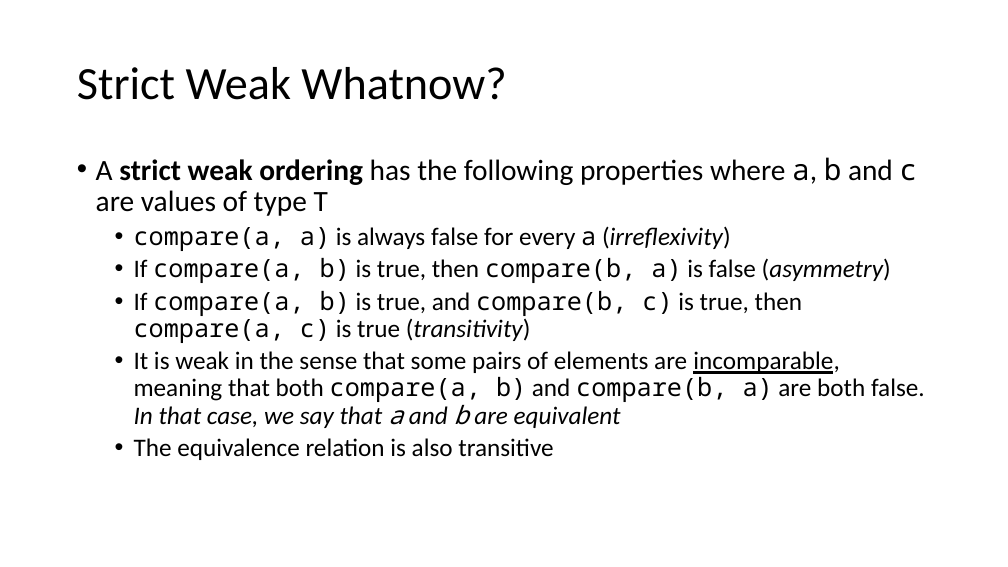
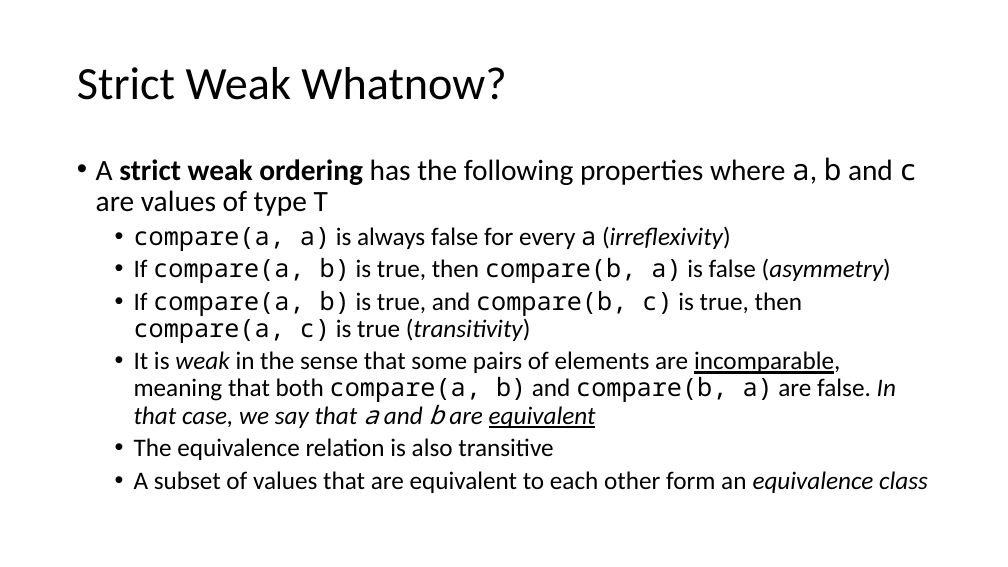
Before and after one commit to pchapin/cpp, a slide deck: slide 3 of SplayTree/SplayTrees.pptx. Drawn at 1008x567 pixels with LibreOffice and Linux fonts; fonts in the diff are those of the drawing. Boxes give left, top, right and bottom in pixels: in the first picture for what was removed or moved away, otherwise in the second. Text is boxed around its words. In the diff, an @@ line names an element or a change of style, - is before the commit and + after.

```diff
--- a/SplayTree/SplayTrees.pptx
+++ b/SplayTree/SplayTrees.pptx
@@ text at bbox=[134, 351, 896, 428]: text changed @@
-  • It is weak in the sense that some pairs of elements are incomparable, meaning that both compare(a, b) and compare(b, a) are both false. In that case, we say that a and b are equivalent
+  • It is weak in the sense that some pairs of elements are incomparable, meaning that both compare(a, b) and compare(b, a) are false. In that case, we say that a and b are equivalent
@@ text at bbox=[134, 471, 928, 493]: paragraph added @@
+  • A subset of values that are equivalent to each other form an equivalence class
```
Also in this commit, not shown: 13 other slides changed, 3 slides added.
